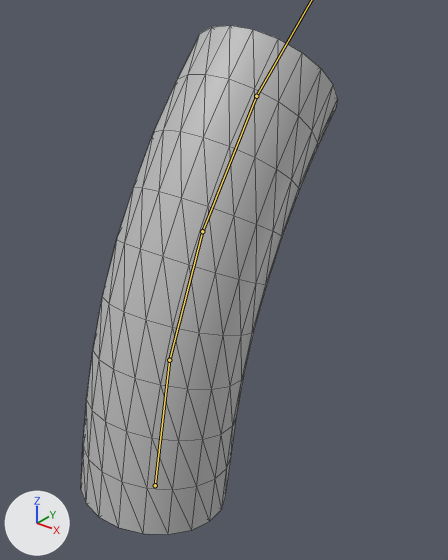
The FBX model FbxModel/MainCharacter/MainCharacter_Run.fbx: old version first, new version second.
The view is the same before and after, from a 50 mm lens placed at (0.0482, -0.045, 0.0636), pointed at (0.0001, 0.0151, 0.0263). The lights are fixed; the arrows at lower left show +X, +Y and +Z. Both versions are drawn at frame 5 of the action 'Take 001'; the numbers are the values there. The bones that bend it are drawn over the model as lines. Mesh edges are drawn as thin lines.
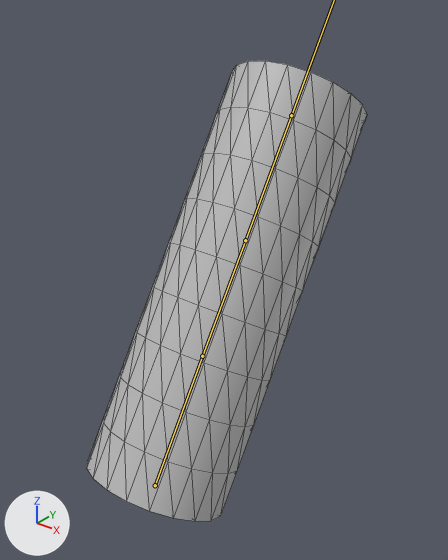
Changed parts and their boxes [x1, y1, x2, y2] in the pictures (448 x 560 px):
```json
{"object": "pCylinder1", "change": "posed", "before": [81, 25, 338, 534], "after": [87, 61, 367, 521], "on screen": "9% wider, 10% shorter"}
{"bone": "joint1", "before": "(155, 485) to (169, 360)", "after": "(155, 485) to (202, 356)"}
{"bone": "joint2", "before": "(169, 360) to (202, 231)", "after": "(202, 356) to (245, 240)"}
{"bone": "joint3", "before": "(202, 231) to (256, 96)", "after": "(245, 240) to (291, 115)"}
```

Scene script edits in JSON lines:
```json
{"block": "bone_joint1", "where": "bone_joint1 = bpy.data.objects['Armature'].pose.bones['joint1']"}
{"op": "set", "path": "bone_joint1.rotation_quaternion", "old": "(0.995, -0.104, 0.0, 0.0)", "new": "(0.957, -0.289, 0.0, 0.0)", "note": "degrees (-12, 0, 0) -> degrees (-34, 0, 0)"}
{"block": "bone_joint2", "where": "bone_joint2 = bpy.data.objects['Armature'].pose.bones['joint2']  # child of 'joint1'"}
{"op": "set", "path": "bone_joint2.rotation_quaternion", "old": "(0.995, -0.104, 0.0, 0.0)", "new": "(1.0, 0.0, 0.0, 0.0)", "note": "degrees (-12, 0, 0) -> degrees (0, 0, 0)"}
{"block": "bone_joint3", "where": "bone_joint3 = bpy.data.objects['Armature'].pose.bones['joint3']  # child of 'joint2'"}
{"op": "set", "path": "bone_joint3.rotation_quaternion", "old": "(0.995, -0.104, 0.0, 0.0)", "new": "(1.0, 0.0, 0.0, 0.0)", "note": "degrees (-12, 0, 0) -> degrees (0, 0, 0)"}
{"block": "bone_joint4", "where": "bone_joint4 = bpy.data.objects['Armature'].pose.bones['joint4']  # child of 'joint3'"}
{"op": "set", "path": "bone_joint4.rotation_quaternion", "old": "(0.995, -0.104, 0.0, 0.0)", "new": "(1.0, 0.0, 0.0, 0.0)", "note": "degrees (-12, 0, 0) -> degrees (0, 0, 0)"}
```
